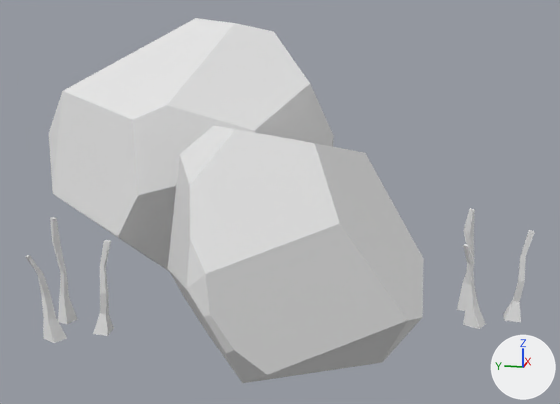
What one commit did to the FBX model Models/FBX/Rock2.fbx.
Rendered twice from a 50 mm camera at (-0.639, -0.149, 0.239) aimed at (-0.009, -0.023, 0.081). Arrows for +X, +Y and +Z are at lower right; the lights stay in place. Where no turn or scale is listed for an object, it has been applied to the vertices.

The older version as bpy lines, for what is in view:
```python
me_sphere_002 = bpy.data.meshes.new('Sphere.002')
me_sphere_002.from_pydata(...)  # 270 vertices, 252 faces; spans x -0.198..0.191, y -0.228..0.207, z -0.006..0.232
# faces by material slot: [42, 40, 170]
me_sphere_002.materials.append(mat_rock)  # white #e7e7e7
me_sphere_002.materials.append(mat_bigrock)  # white #e7e7e7
me_sphere_002.materials.append(mat_grass)  # white #e7e7e7
ob_rock2 = bpy.data.objects.new('Rock2', me_sphere_002)
ob_rock2.location = (0.0, 0.0, 0.0)
```
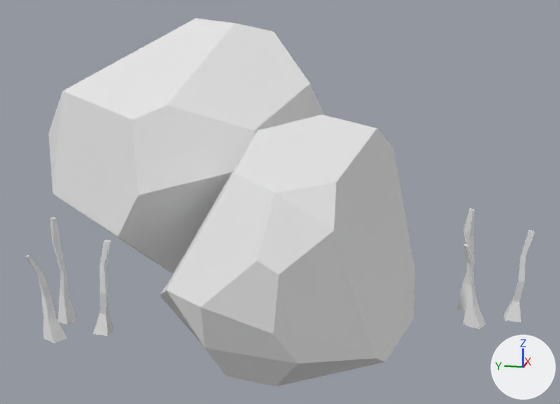
Boxes [x1, y1, x2, y2] around the edits, measured in the pictures (560 x 404 px; the box of a moved part takes in the faces that stretch with it):
'Rock2', reshaped
    before: [25, 18, 535, 383]
    after: [25, 18, 535, 386]
part 1 of me_sphere_002, moved or reshaped
    before: [168, 126, 424, 383]
    after: [160, 115, 415, 386]

The change, as a list of edits to the scene's bpy script:
```text
Change me_sphere_002:
    where me_sphere_002.from_pydata(...)  # 270 vertices, 252 faces; spans x -0.198..0.191, y -0.228..0.207, z -0.006..0.232
    used by ob_rock2; location = (0.0, 0.0, 0.0)
    me_sphere_002 part 1: the loose piece of 36 vertices spanning x -0.198..0.004, y -0.147..0.048, z -0.006..0.161 is turned -156.6 degrees about the z axis through its middle, then moved by (0.003, 0.0, 0.0)
```
